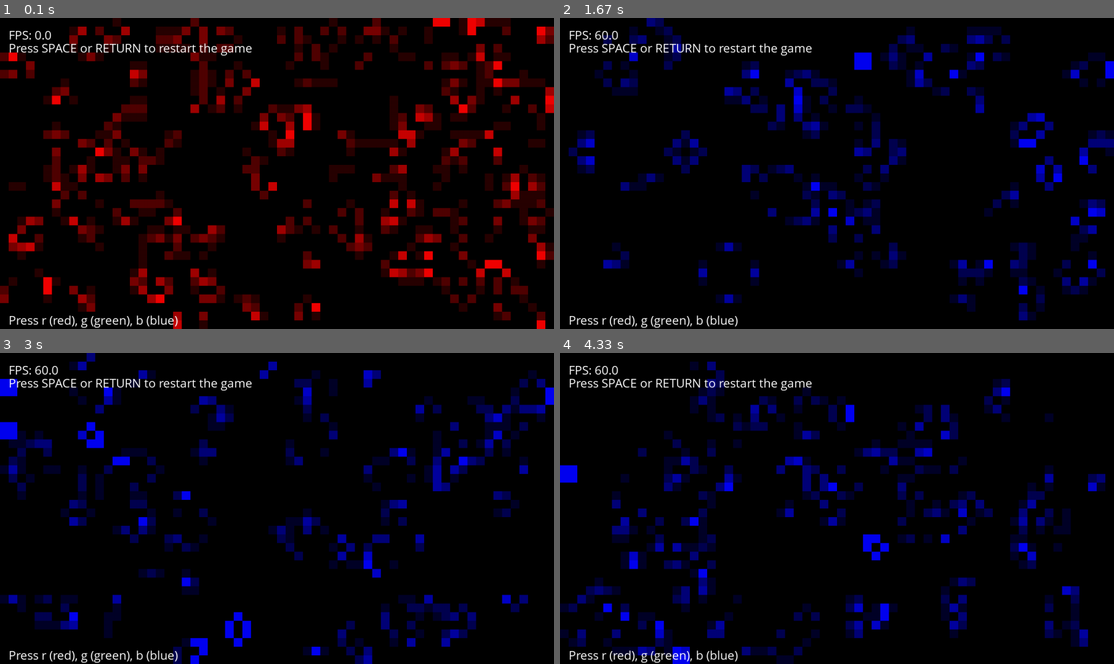
Above: before the commit, frames 1-4 (two rows, left to right).
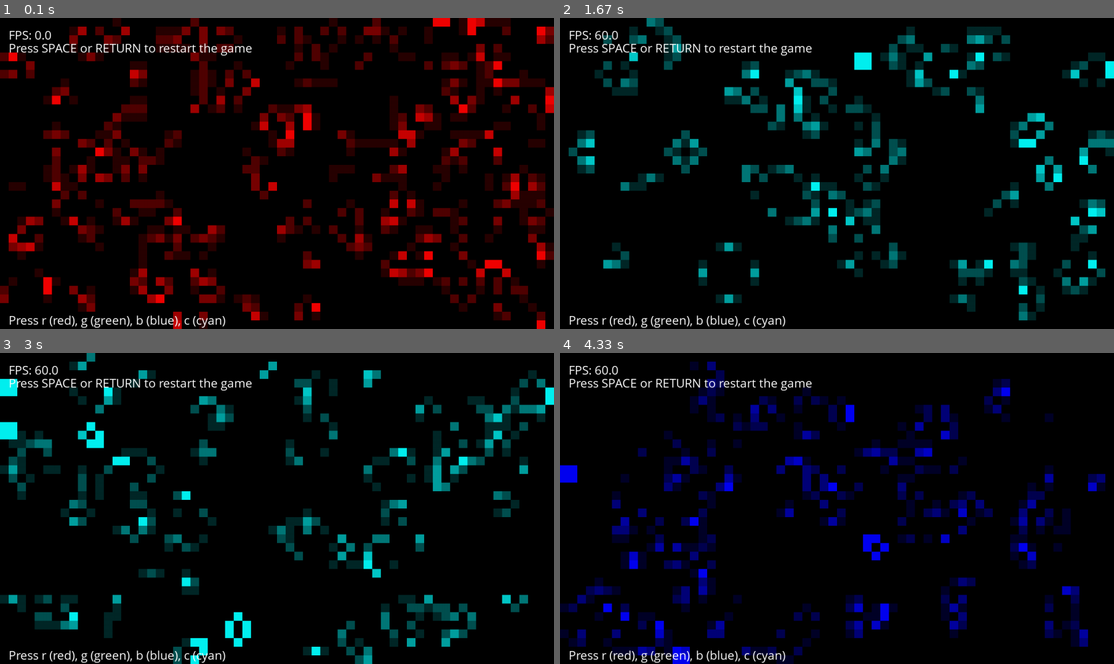
Above: after the commit, the same moments.

Repository: DavideTonin99/pygameoflife
Game: pygame game, started from main.py
The game is run twice, just before and just after one commit, with the same random seed, the same clock (stepped at 60 frames per second) and the same inputs.
Inputs:
- Up to frame 1 (0.1 s): no input
- Up to frame 2 (1.67 s): tap B at 0.33 s; tap C at 0.67 s; tap Enter at 1 s
- Up to frame 3 (3 s): tap Space at 2.33, 2.73 s
- Up to frame 4 (4.33 s): tap Space at 3.03, 3.23, 3.57, 3.87, 4.07 s; tap G at 3.32 s; tap B at 3.65 s

The runs differ from the first frame. In frame 1, 0.1% of the frame differs, in the area x 32-41%, y 95-100%; in frame 2, 14%, in the area x 1-100%, y 0-100%; in frame 3, 14%; in frame 4, 0.1%.

Commit message:
added cyan color for the alive cells

Diff:
--- a/main.py
+++ b/main.py
@@ -74,7 +74,8 @@
             if game_board[row][column] > 0:
                 if color == "red": alive_color = (game_board[row][column]*40, 0, 0)
                 elif color == "green": alive_color = (0, game_board[row][column]*40, 0)
-                else: alive_color = (0, 0, game_board[row][column]*40)
+                elif color == "blue": alive_color = (0, 0, game_board[row][column]*40)
+                elif color == "cyan": alive_color = (0, game_board[row][column]*40, game_board[row][column]*40)
                 pygame.draw.rect(game_window, alive_color, [column*CELL_SIZE, row*CELL_SIZE, CELL_SIZE, CELL_SIZE])
 
 
@@ -105,6 +106,9 @@
                     color = "green"
                 if event.key == K_b:
                     color = "blue"
+                if event.key == K_c:
+                    color = "cyan"
+
         pygame.Surface.fill(game_window, (0, 0, 0))
 
         game_board_transition()
@@ -116,7 +120,7 @@
             pygame.font.SysFont("Open Sans", 30).render("Press SPACE or RETURN to restart the game", 1, (255, 255, 255)), (20, 50))
         game_window.blit(
             pygame.font.SysFont("Open Sans", 30).render(
-                "Press r (red), g (green), b (blue)", 1, (255, 255, 255)), (20, HEIGHT-40))
+                "Press r (red), g (green), b (blue), c (cyan)", 1, (255, 255, 255)), (20, HEIGHT-40))
 
         pygame.display.update()
         clock.tick(FPS)
